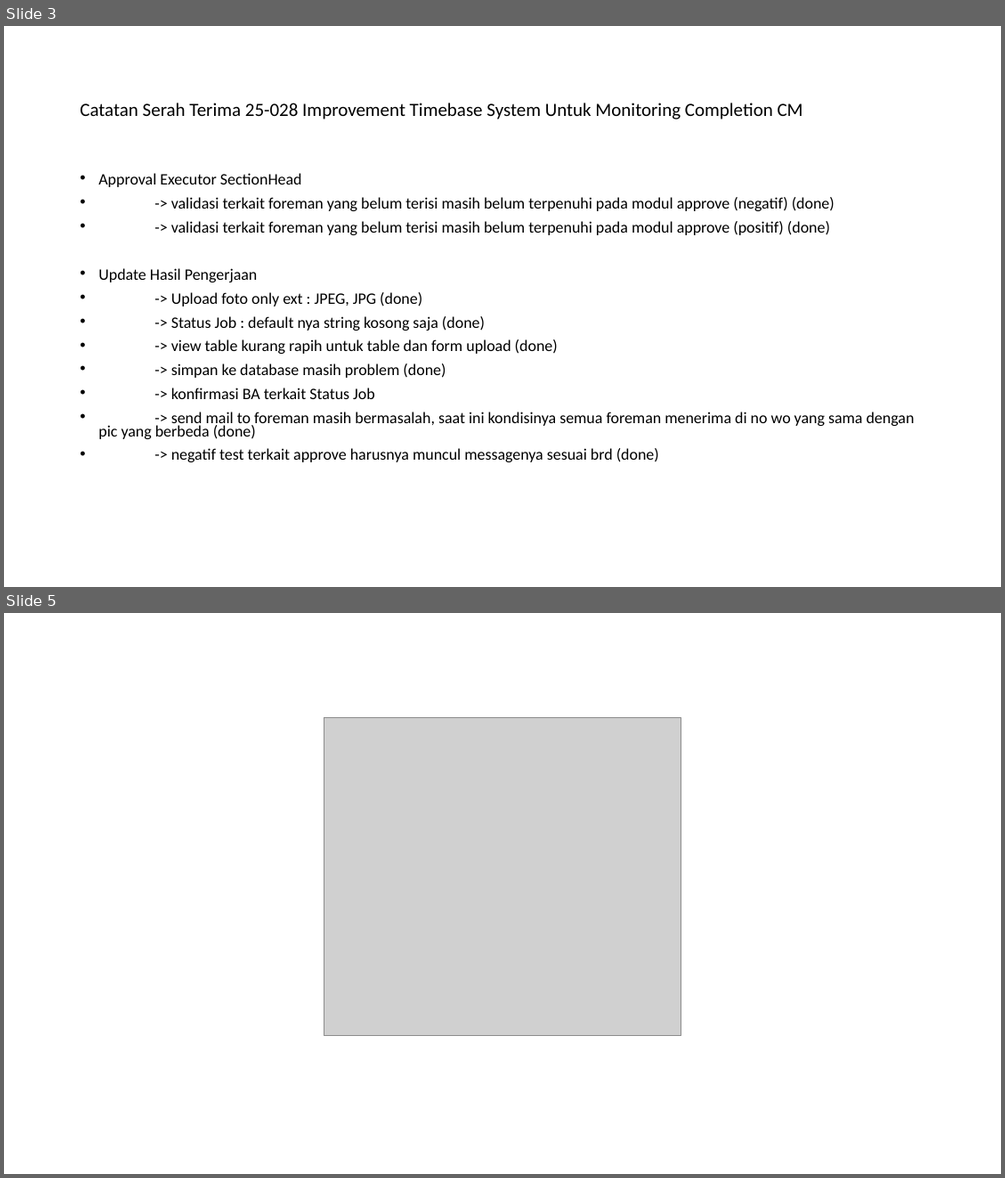
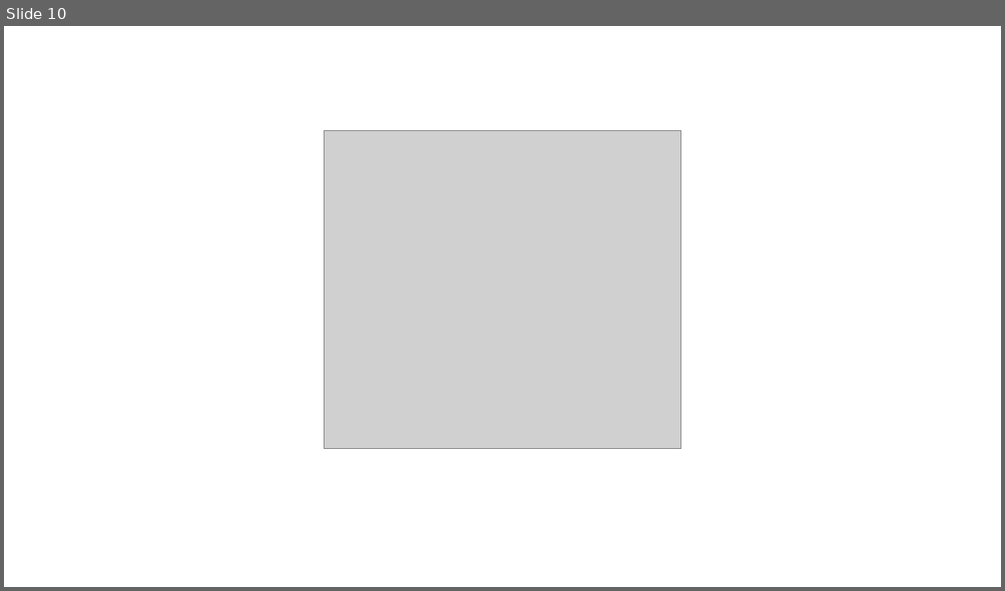
Before and after one commit to njulioiyoo/code-analysis-laravel-nodejs, a slide deck: slides/JNO - Sharing Session Code Analysis.pptx. Shown one above the other, each under a label of ours: slides 3 and 5 before the commit, slide 10 after it; the slides between them are not shown. The pictures are 1005x1178 and 1005x591 pixels, drawn with LibreOffice and Linux fonts; fonts in the diff are those of the drawing; grey boxes stand for pictures; background and template pictures are left out. Boxes give left, top, right and bottom in pixels: in the first picture for what was removed or moved away, otherwise in the second. Text is boxed around its words. In the diff, an @@ line names an element or a change of style, - is before the commit and + after.

```diff
--- a/slides/JNO - Sharing Session Code Analysis.pptx
+++ b/slides/JNO - Sharing Session Code Analysis.pptx
@@ slide 3 removed at (x1=4, y1=26, x2=1001, y2=587), background picture (left out) @@
@@ title removed at (x1=80, y1=103, x2=803, y2=119) @@
-Catatan Serah Terima 25-028 Improvement Timebase System Untuk Monitoring Completion CM
@@ text removed at (x1=98, y1=173, x2=914, y2=462) @@
-• Approval Executor SectionHead
-• -> validasi terkait foreman yang belum terisi masih belum terpenuhi pada modul approve (negatif) (done)
-• -> validasi terkait foreman yang belum terisi masih belum terpenuhi pada modul approve (positif) (done)
-• Update Hasil Pengerjaan
-• -> Upload foto only ext : JPEG, JPG (done)
-• -> Status Job : default nya string kosong saja (done)
-• -> view table kurang rapih untuk table dan form upload (done)
-• -> simpan ke database masih problem (done)
-• -> konfirmasi BA terkait Status Job
-• -> send mail to foreman masih bermasalah, saat ini kondisinya semua foreman menerima di no wo yang sama dengan pic yang berbeda (done)
-• -> negatif test terkait approve harusnya muncul messagenya sesuai brd (done)
@@ what was slide 5 is now slide 10 @@
```
Also in this commit, not shown: 9 slides added, 3 other slides removed, 25 other files.
